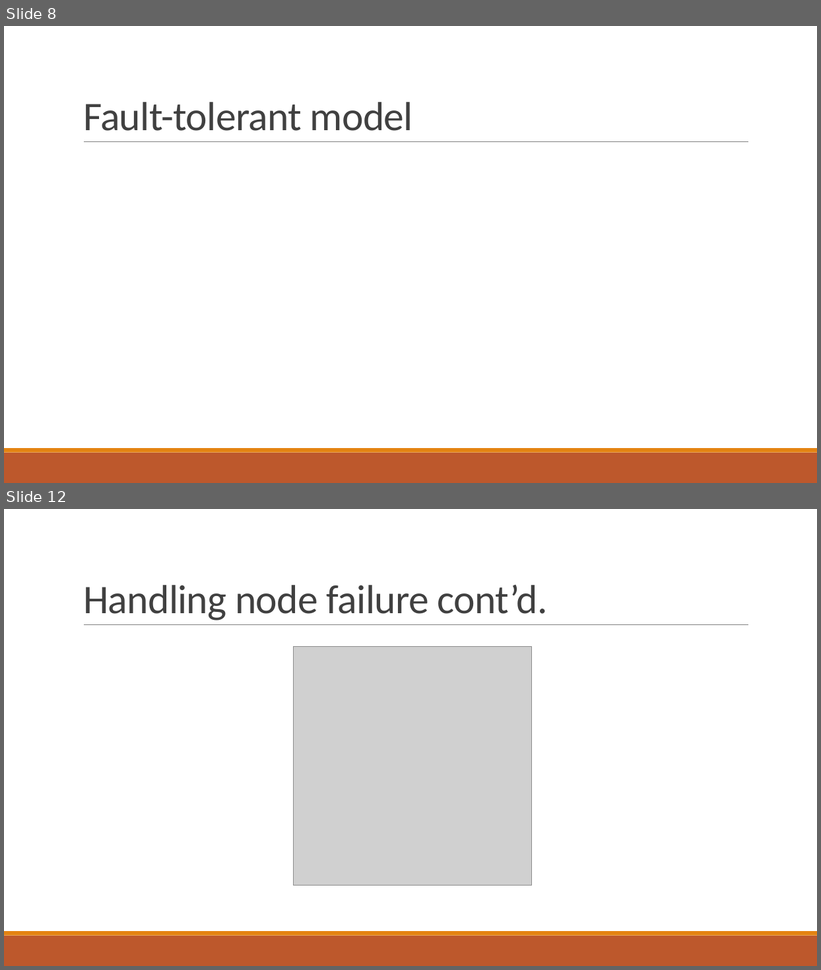
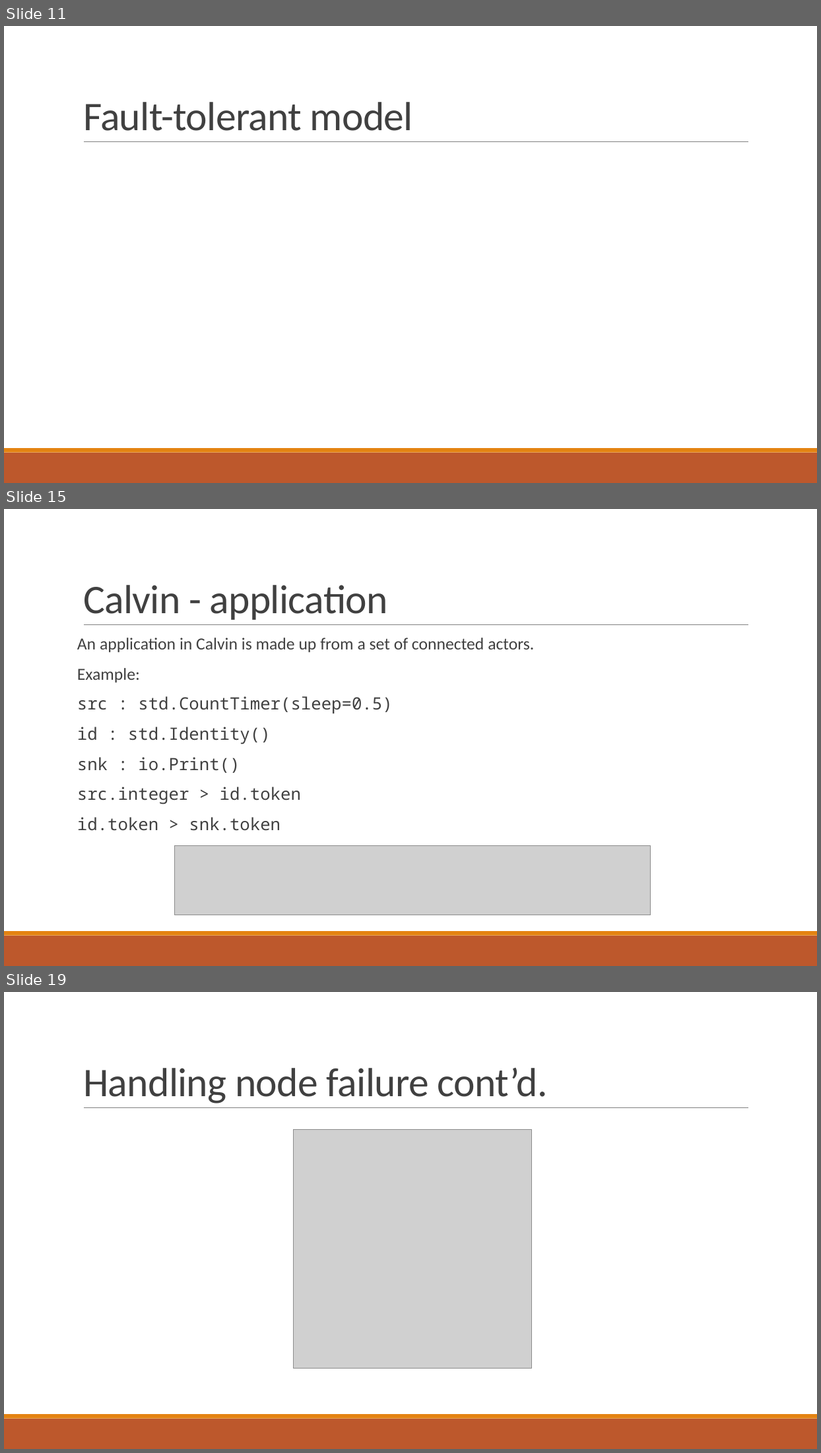
Before and after one commit to PStahl/master_thesis, a slide deck: presentation/presentation.pptx. Shown one above the other, each under a label of ours: slides 8 and 12 before the commit, slides 11, 15 and 19 after it; the slides between them are not shown. The pictures are 821x970 and 821x1453 pixels, drawn with LibreOffice and Linux fonts; fonts in the diff are those of the drawing; grey boxes stand for pictures. Boxes give left, top, right and bottom in pixels: in the first picture for what was removed or moved away, otherwise in the second. Text is boxed around its words. In the diff, an @@ line names an element or a change of style, - is before the commit and + after.

```diff
--- a/presentation/presentation.pptx
+++ b/presentation/presentation.pptx
@@ slide 15 added at [4, 509, 817, 966], background #FFFFFF; not listed: 3 template elements that a slide beside it also shows @@
@@ title added at [83, 585, 388, 620], 48 pt, text #404040 @@
+Calvin - application
@@ text added at [77, 638, 534, 831], 20 pt, text #404040 @@
+An application in Calvin is made up from a set of connected actors.
+Example:
+src : std.CountTimer(sleep=0.5)
+id : std.Identity()
+snk : io.Print()
+src.integer > id.token
+id.token > snk.token
@@ picture added at [175, 846, 651, 916] @@
@@ what was slide 8 is now slide 11 @@
@@ what was slide 12 is now slide 19 @@
```
Also in this commit, not shown: 9 slides changed, 10 other slides added, 2 slides removed.
